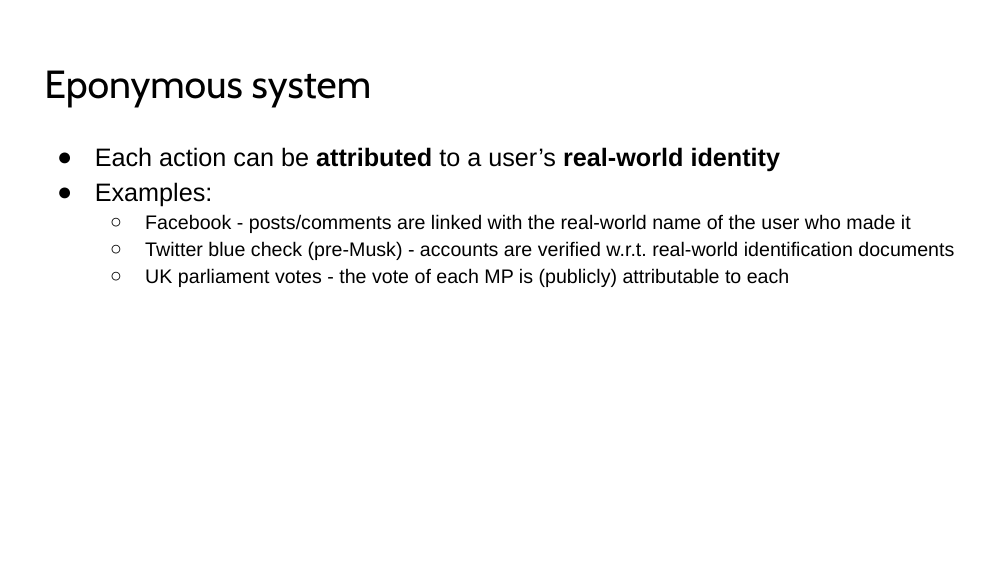
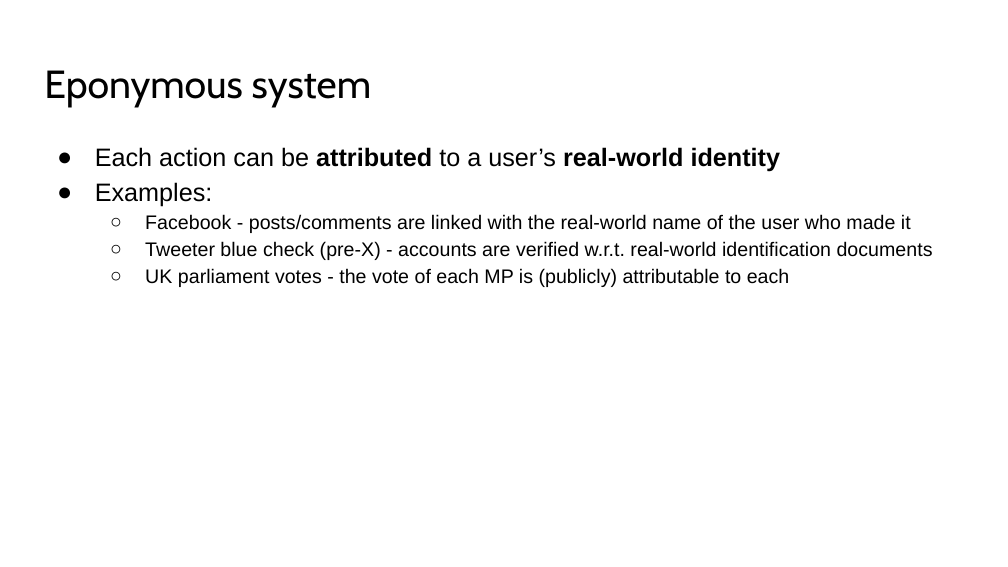
Before and after one commit to solegga/blockchaincourse, a slide deck: slide 2 of BDL2024 - 08 - Anonymity and Privacy, Network Security, Wallets.pptx. Drawn at 1008x567 pixels with LibreOffice and Linux fonts; fonts in the diff are those of the drawing. Boxes give left, top, right and bottom in pixels: in the first picture for what was removed or moved away, otherwise in the second. Text is boxed around its words. In the diff, an @@ line names an element or a change of style, - is before the commit and + after.

```diff
--- a/BDL2024 - 08 - Anonymity and Privacy, Network Security, Wallets.pptx
+++ b/BDL2024 - 08 - Anonymity and Privacy, Network Security, Wallets.pptx
@@ text at [145, 241, 933, 260]: text changed @@
-  ○ Twitter blue check (pre-Musk) - accounts are verified w.r.t. real-world identification documents
+  ○ Tweeter blue check (pre-X) - accounts are verified w.r.t. real-world identification documents
```
Also in this commit, not shown: 14 other slides changed, 2 slides added.
